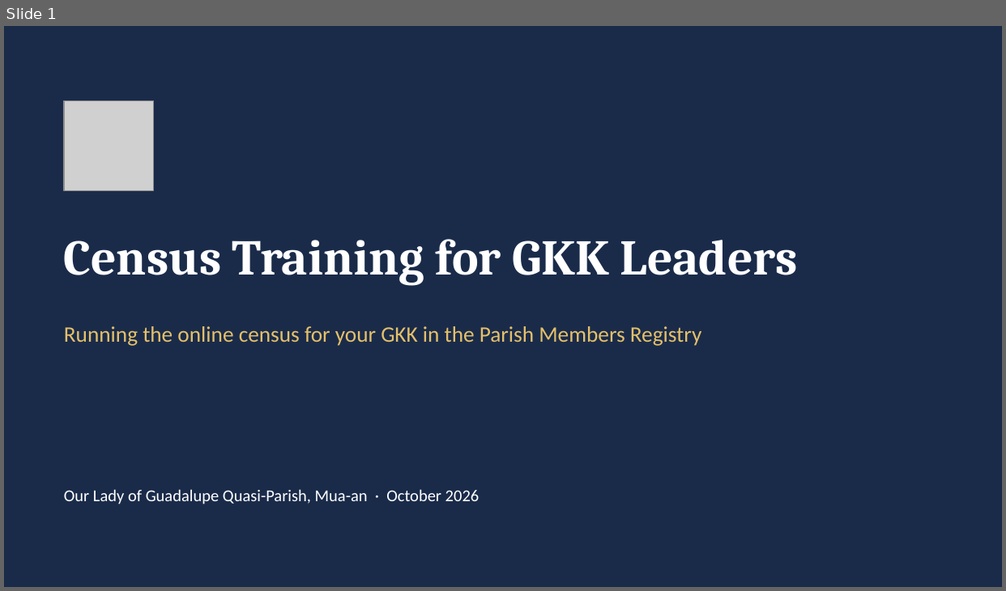
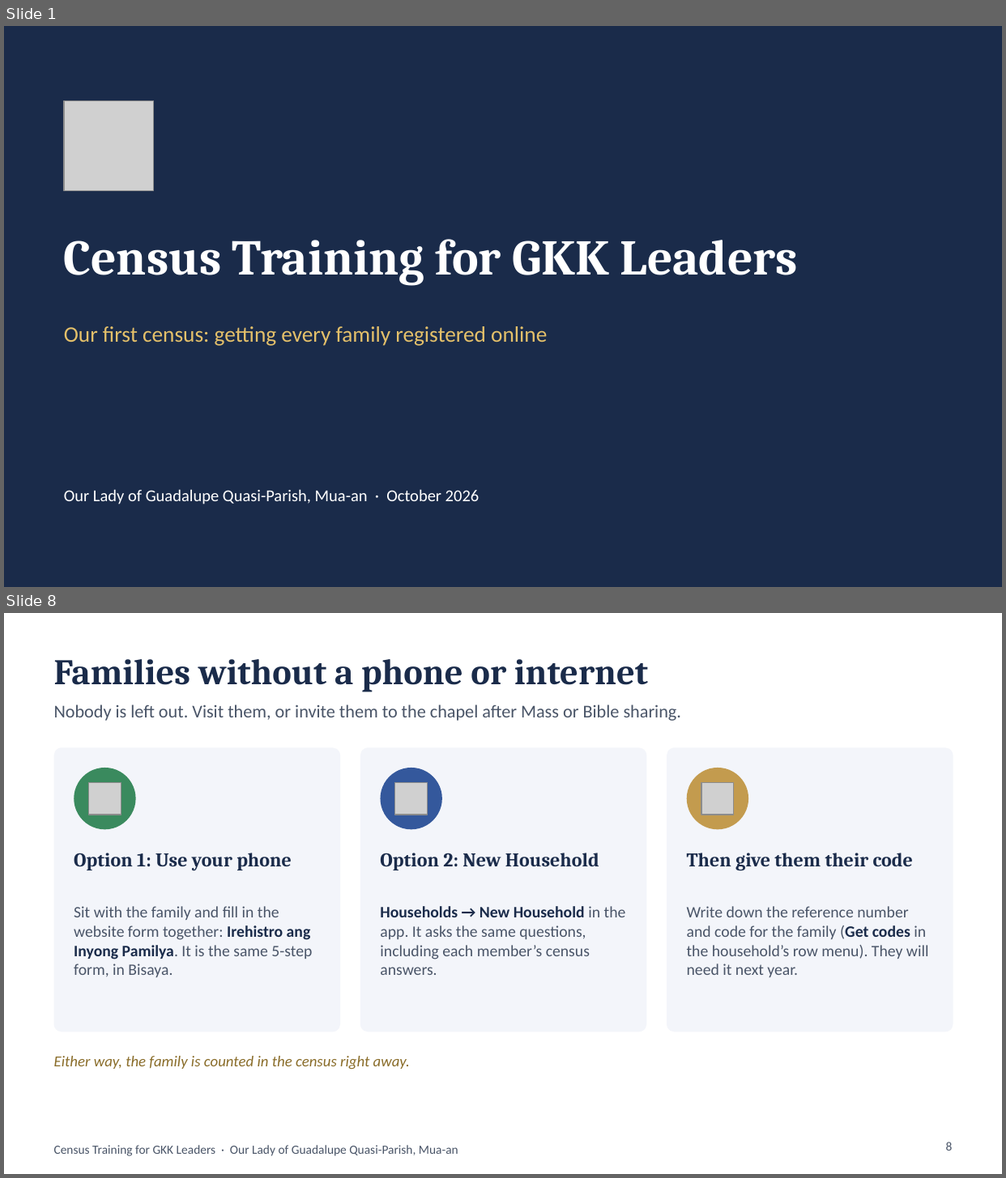
Before and after one commit to DaveenDev/parish-members-registry, a slide deck: docs/GKK-Leaders-Census-Training.pptx. Shown one above the other, each under a label of ours: slide 1 before the commit, slides 1 and 8 after it; the slides between them are not shown. The pictures are 1006x591 and 1006x1178 pixels, drawn with LibreOffice and Linux fonts; fonts in the diff are those of the drawing; grey boxes stand for pictures. Boxes give left, top, right and bottom in pixels: in the first picture for what was removed or moved away, otherwise in the second. Text is boxed around its words. In the diff, an @@ line names an element or a change of style, - is before the commit and + after.

```diff
--- a/docs/GKK-Leaders-Census-Training.pptx
+++ b/docs/GKK-Leaders-Census-Training.pptx
@@ slide 8 added at (x1=4, y1=613, x2=1002, y2=1174), background #FFFFFF @@
@@ title added at (x1=54, y1=659, x2=648, y2=692), 26 pt, text #1A2B4A, bold @@
+Families without a phone or internet
@@ text added at (x1=54, y1=705, x2=682, y2=721), 13 pt, text #4A5568 @@
+Nobody is left out. Visit them, or invite them to the chapel after Mass or Bible sharing.
@@ rounded rectangle added at (x1=54, y1=747, x2=340, y2=1032), fill #F3F5FA @@
@@ rounded rectangle added at (x1=360, y1=747, x2=646, y2=1032), fill #F3F5FA @@
@@ rounded rectangle added at (x1=667, y1=747, x2=953, y2=1032), fill #F3F5FA @@
@@ ellipse added at (x1=74, y1=768, x2=136, y2=829), fill #3A8A5E @@
@@ picture added at (x1=89, y1=782, x2=121, y2=815) @@
@@ ellipse added at (x1=380, y1=768, x2=442, y2=829), fill #34589C @@
@@ picture added at (x1=395, y1=782, x2=427, y2=815) @@
@@ ellipse added at (x1=687, y1=768, x2=748, y2=829), fill #C39B4E @@
@@ picture added at (x1=701, y1=782, x2=734, y2=815) @@
@@ text added at (x1=74, y1=853, x2=292, y2=871), 14 pt, text #1A2B4A, bold @@
+Option 1: Use your phone
@@ text added at (x1=380, y1=853, x2=599, y2=871), 14 pt, text #1A2B4A, bold @@
+Option 2: New Household
@@ text added at (x1=687, y1=853, x2=913, y2=871), 14 pt, text #1A2B4A, bold @@
+Then give them their code
@@ text added at (x1=74, y1=906, x2=312, y2=977), 11.5 pt, text #4A5568 @@
+Sit with the family and fill in the website form together: Irehistro ang Inyong Pamilya. It is the same 5-step form, in Bisaya.
@@ text added at (x1=380, y1=906, x2=626, y2=975), 11.5 pt, text #4A5568 @@
+Households → New Household in the app. It asks the same questions, including each member’s census answers.
@@ text added at (x1=687, y1=906, x2=929, y2=977), 11.5 pt, text #4A5568 @@
+Write down the reference number and code for the family (Get codes in the household’s row menu). They will need it next year.
@@ text added at (x1=54, y1=1056, x2=410, y2=1069), 11 pt, text #8A6D2A, italic @@
+Either way, the family is counted in the census right away.
@@ text added at (x1=54, y1=1145, x2=458, y2=1157), 9 pt, text #4A5568 @@
+Census Training for GKK Leaders · Our Lady of Guadalupe Quasi-Parish, Mua-an
@@ page number added at (x1=946, y1=1142, x2=953, y2=1151), 9 pt, text #4A5568 @@
+8
@@ slide 1 changed as well @@
@@ text at (x1=64, y1=327, x2=547, y2=346): text changed @@
-Running the online census for your GKK in the Parish Members Registry
+Our first census: getting every family registered online
```
Also in this commit, not shown: 9 other slides changed, 4 other slides added, 3 slides removed.
